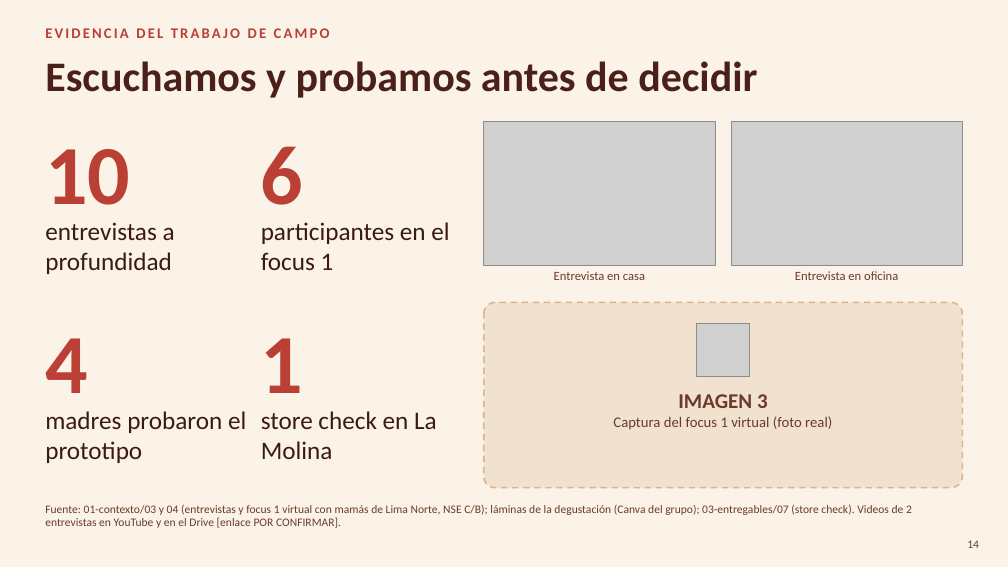
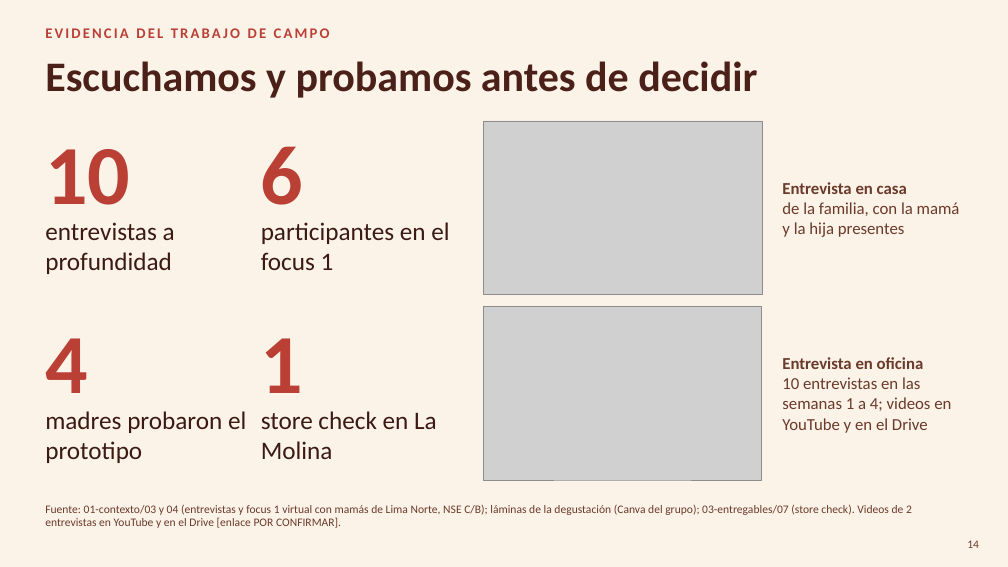
Before and after one commit to Darknow-web/Desarrollo-y-lanzamiento-de-producto-y-marca, a slide deck: slide 14 of 04-reformulacion/T2/T2_Sustentacion-AndiBite.pptx. Drawn at 1008x567 pixels with LibreOffice and Linux fonts; fonts in the diff are those of the drawing; grey boxes stand for pictures. Boxes give left, top, right and bottom in pixels: in the first picture for what was removed or moved away, otherwise in the second. Text is boxed around its words. In the diff, an @@ line names an element or a change of style, - is before the commit and + after.

```diff
--- a/04-reformulacion/T2/T2_Sustentacion-AndiBite.pptx
+++ b/04-reformulacion/T2/T2_Sustentacion-AndiBite.pptx
@@ picture: place and size @@
-picture at [484,121,715,265]
+picture at [484,121,762,295]
@@ text added at [782,182,960,237], 16 pt, text #6B3A2A @@
+Entrevista en casa
+de la familia, con la mamá y la hija presentes
@@ text removed at [554,271,645,280] @@
-Entrevista en casa
@@ picture: place and size @@
-picture at [731,121,963,265]
+picture at [484,306,762,480]
@@ rounded rectangle removed at [484,302,963,488] @@
@@ picture removed at [696,324,749,377] @@
@@ text "Entrevista en oficina": place and size @@
-text "Entrevista en oficina" at [795,271,898,280]
+text "Entrevista en oficina" at [782,357,951,433]
@@ text "Entrevista en oficina" at [782,357,951,433]: vertical alignment top to middle @@
@@ text at [782,357,924,369]: size 12 to 16 pt, bold on in "Entrevista en oficina"; alignment centre to left @@
@@ text at [782,377,951,433]: paragraph added @@
+10 entrevistas en las semanas 1 a 4; videos en YouTube y en el Drive
@@ text removed at [613,394,832,430] @@
-IMAGEN 3
-Captura del focus 1 virtual (foto real)
```
Also in this commit, not shown: 3 other slides changed, 9 other files.
